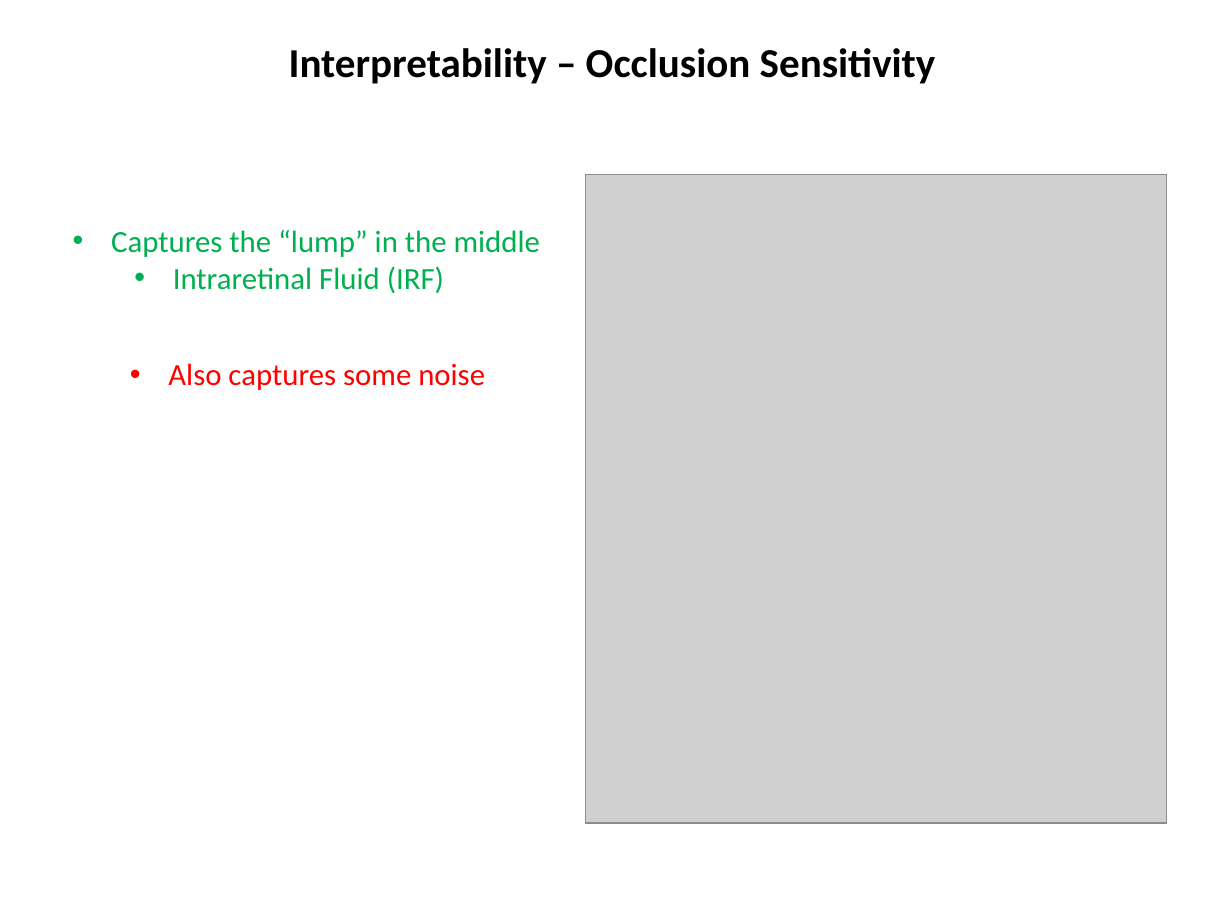
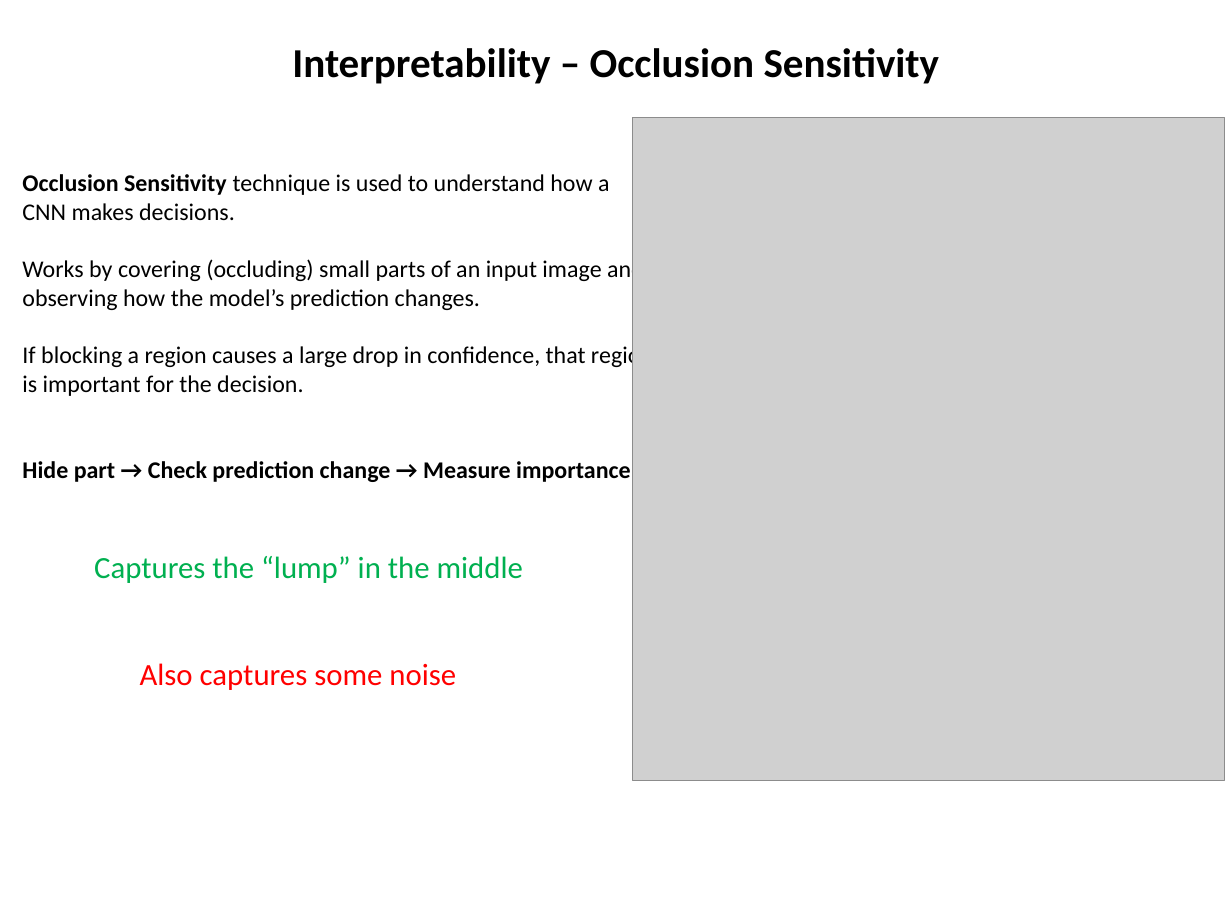
Before and after one commit to ManosGitProject/oct_retinal_classification_hackathon_v1, a slide deck: slide 8 of Hackathon Presentation.pptx. Drawn at 1232x924 pixels with LibreOffice and Linux fonts; fonts in the diff are those of the drawing; grey boxes stand for pictures. Boxes give left, top, right and bottom in pixels: in the first picture for what was removed or moved away, otherwise in the second. Text is boxed around its words. In the diff, an @@ line names an element or a change of style, - is before the commit and + after.

```diff
--- a/Hackathon Presentation.pptx
+++ b/Hackathon Presentation.pptx
@@ text "Interpretability – Occlusion Sensitivity" at (292,48,940,84): alignment left to centre @@
@@ picture: place and size @@
-picture at (585,175,1167,823)
+picture at (632,117,1225,780)
@@ text added at (22,174,653,485), 14 pt, text #000000 @@
+Occlusion Sensitivity technique is used to understand how a CNN makes decisions.
+Works by covering (occluding) small parts of an input image and observing how the model’s prediction changes.
+If blocking a region causes a large drop in confidence, that region is important for the decision.
+Hide part → Check prediction change → Measure importance.
@@ text at (173,266,444,293): paragraph removed @@
-  • Intraretinal Fluid (IRF)
@@ text "Captures the “lump” in the ..." at (94,556,523,583): bullet • to none @@
@@ text "Captures the “lump” in the ...": place and size @@
-text "Captures the “lump” in the ..." at (111,230,540,293)
+text "Captures the “lump” in the ..." at (94,556,523,583)
@@ text "Also captures some noise": place and size @@
-text "Also captures some noise" at (168,363,485,390)
+text "Also captures some noise" at (140,663,456,690)
@@ text "Also captures some noise" at (140,663,456,690): bullet • to none @@
```
Also in this commit, not shown: 6 other slides changed, 1 other file.
